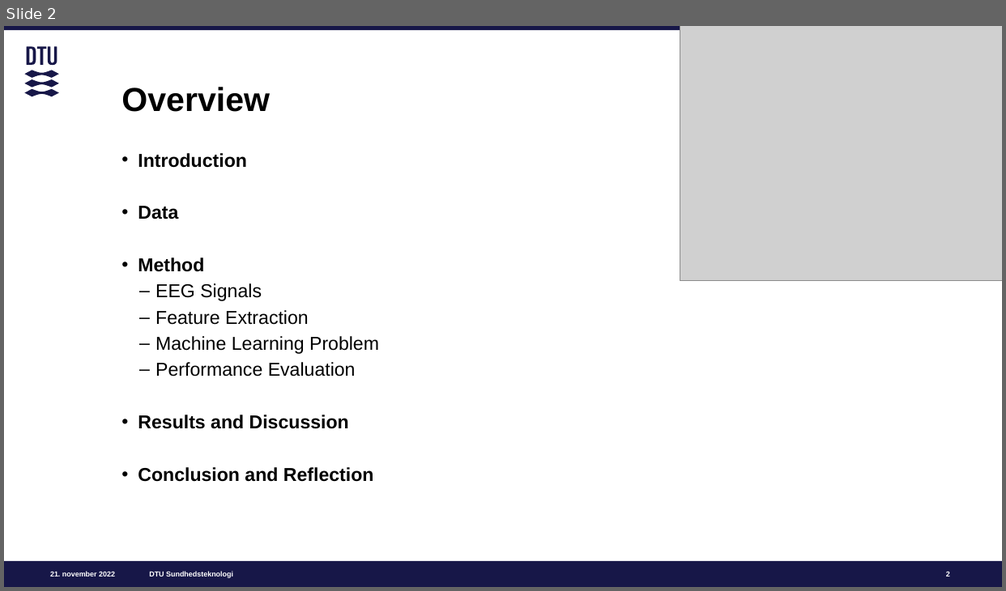
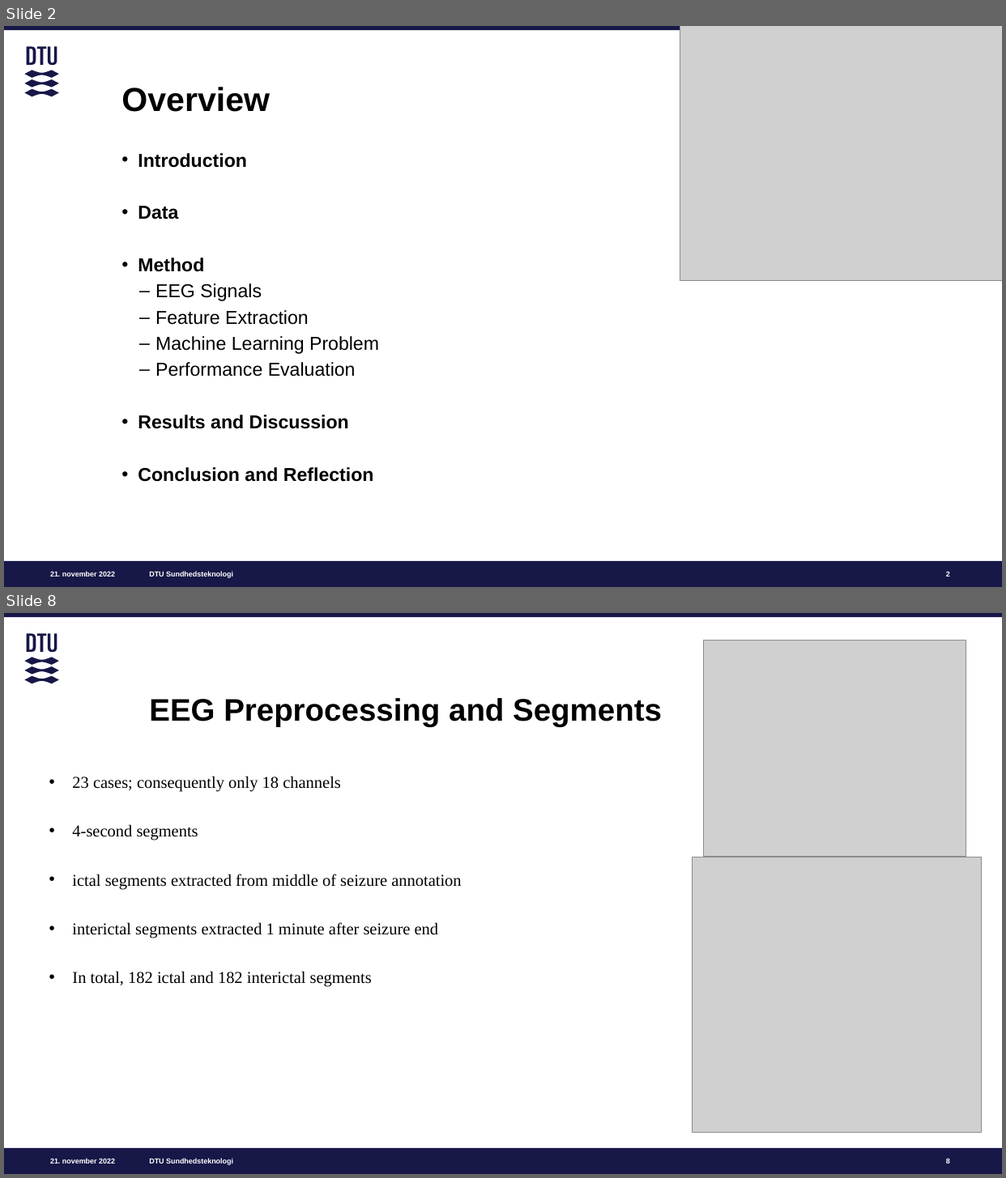
Before and after one commit to m-nguyen98/bsc_project, a slide deck: papers/BSc_Presentation.pptx. Shown one above the other, each under a label of ours: slide 2 before the commit, slides 2 and 8 after it; the slides between them are not shown. The pictures are 1006x591 and 1006x1178 pixels, drawn with LibreOffice and Linux fonts; fonts in the diff are those of the drawing; grey boxes stand for pictures. Boxes give left, top, right and bottom in pixels: in the first picture for what was removed or moved away, otherwise in the second. Text is boxed around its words. In the diff, an @@ line names an element or a change of style, - is before the commit and + after.

```diff
--- a/papers/BSc_Presentation.pptx
+++ b/papers/BSc_Presentation.pptx
@@ slide 8 added at <box>4,613,1002,1174</box>, background #FFFFFF; not listed: 5 template elements that a slide beside it also shows @@
@@ picture added at <box>703,640,966,856</box> @@
@@ title added at <box>149,698,662,727</box>, 30 pt, text #000000, bold @@
+EEG Preprocessing and Segments
@@ text added at <box>72,776,461,987</box>, 16 pt, text #000000 @@
+• 23 cases; consequently only 18 channels
+• 4-second segments
+• ictal segments extracted from middle of seizure annotation
+• interictal segments extracted 1 minute after seizure end
+• In total, 182 ictal and 182 interictal segments
@@ picture added at <box>692,857,982,1133</box> @@
@@ page number added at <box>946,1158,950,1165</box>, 7 pt, text #FFFFFF, bold @@
+8
```
Also in this commit, not shown: 4 slides changed, 10 other slides added, 4 slides removed.
